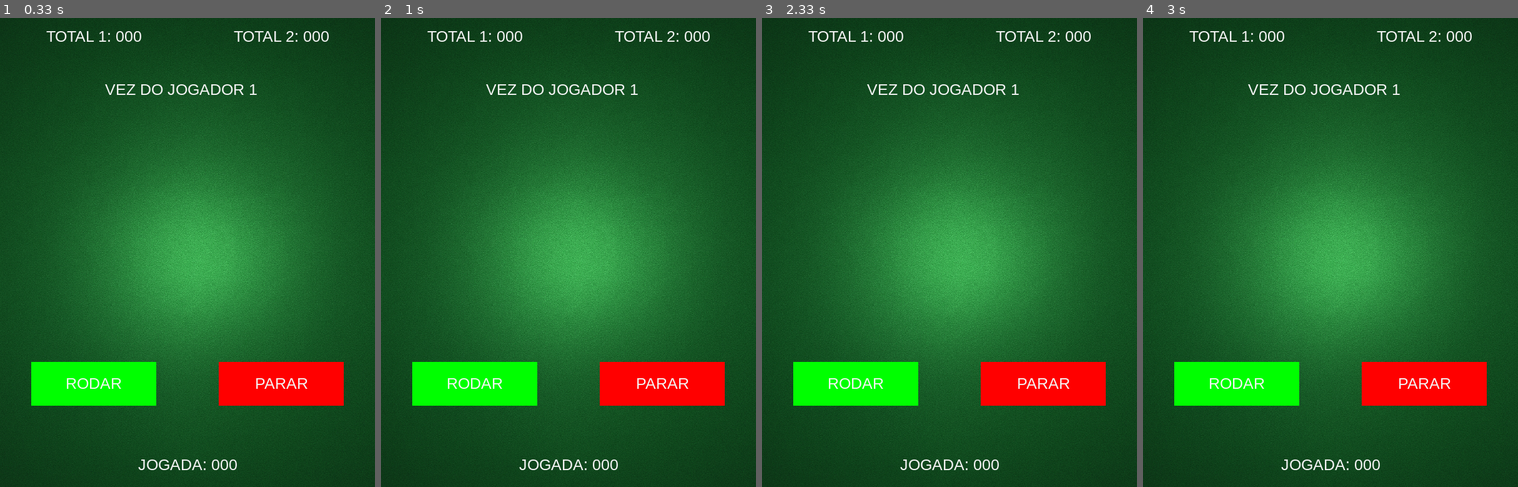
Above: before the commit, frames 1-4 (left to right).
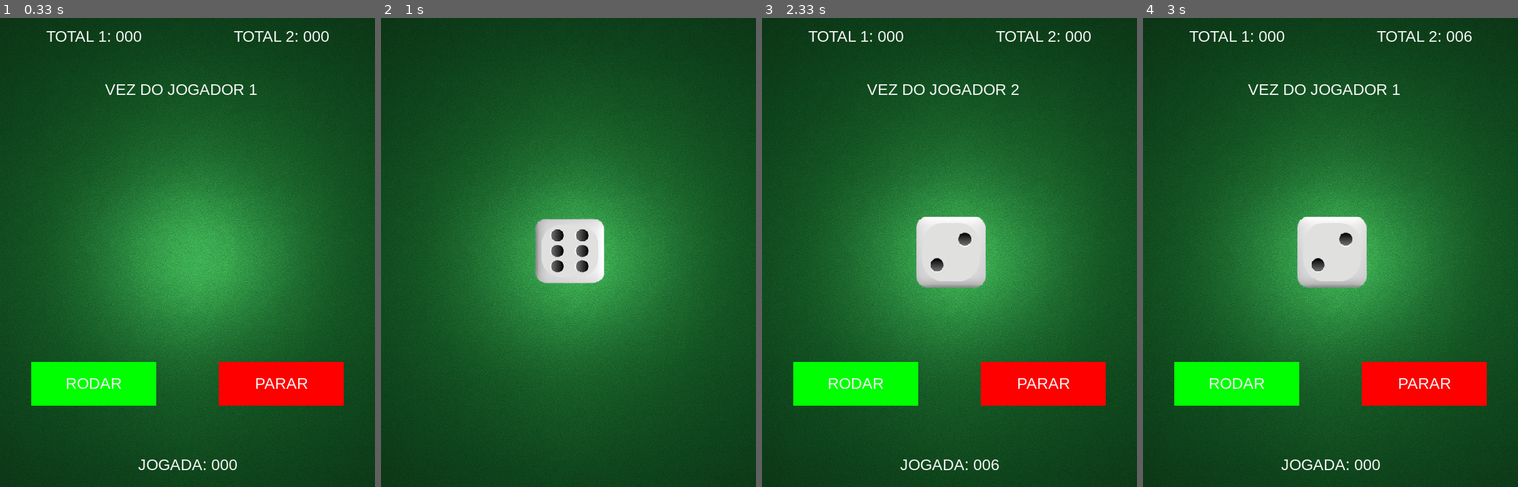
Above: after the commit, the same moments.

Repository: mariafbmorales/PyGame
Game: pygame game, started from jogo.py
Same seed, same stepped clock (60 frames per second), same inputs: the game is played once before the commit and once after it.
Inputs (mouse positions are in pixels of both pictures, inside the frame that each line leads up to):
- Up to frame 1 (0.33 s): no input
- Up to frame 2 (1 s): click "PARAR" at 0.38 s; click "RODAR" at 0.72 s
- Up to frame 3 (2.33 s): click (833, 360) at 1.55 s
- Up to frame 4 (3 s): click "PARAR" at 2.95 s

Frame 1 is identical in both runs. In frame 2, 9.7% of the frame differs, in the area x 8-92%, y 2-97%; in frame 3, 2.8%; in frame 4, 2.8%.

Commit message:
clicando no botao

Diff:
--- a/jogo.py
+++ b/jogo.py
@@ -41,6 +41,9 @@
 #Inicia estrutura de dados
 game = True
 
+ret_verde = pygame.Rect(50, 550, 200, 70)
+ret_vermelho = pygame.Rect(350, 550, 200, 70)
+
 pontuacao_total1 = 0
 pontuacao_total2 = 0
 pontuacao_partida = 0
@@ -54,8 +57,9 @@
         if event.type == pygame.QUIT:
             game = False
 
-        if event.type == pygame.KEYUP:
-            if event.key == pygame.K_UP: #Verifica de o usuario apertou a seta para cima (girou o dado)
+        if event.type == pygame.MOUSEBUTTONDOWN:
+            pos = pygame.mouse.get_pos()
+            if ret_verde.collidepoint(pos): #Verifica de o usuario apertou a seta para cima (girou o dado)
                 animar_dado(window, lista_dados, WIDTH, HEIGHT) #Animação do dado girando
 
                 n = random.randint(1, 6) #Sorteia o dado
@@ -77,7 +81,7 @@
                     perdeu = True
                 print("Pontuacao partida", pontuacao_partida)
 
-            if event.key == pygame.K_DOWN or perdeu: #Verifica de o usuario apertou a seta para baixo (terminou sua jogada)
+            if ret_vermelho.collidepoint(pos) or perdeu: #Verifica de o usuario apertou a seta para baixo (terminou sua jogada)
                 perdeu = False
                 if vez == 1:
                     pontuacao_total1 += pontuacao_partida #Adiciona a pontuação daquela partida na pontuação total do jogador 1
@@ -148,14 +152,14 @@
 
     #Desenhando botões
     cor_verde = (0, 255, 0)
-    pygame.draw.rect(window, cor_verde, (50, 550, 200, 70))
+    pygame.draw.rect(window, cor_verde, ret_verde)
     rodar = font.render('RODAR', True, (244, 244, 244))
     text_rect = rodar.get_rect()
     text_rect.midtop = (150, 570)
     window.blit(rodar, text_rect)
 
     cor_vermelha = (255, 0, 0)
-    pygame.draw.rect(window, cor_vermelha, (350, 550, 200, 70))
+    pygame.draw.rect(window, cor_vermelha, ret_vermelho)
     parar = font.render('PARAR', True, (244, 244, 244))
     text_rect = parar.get_rect()
     text_rect.midtop = (450, 570)
